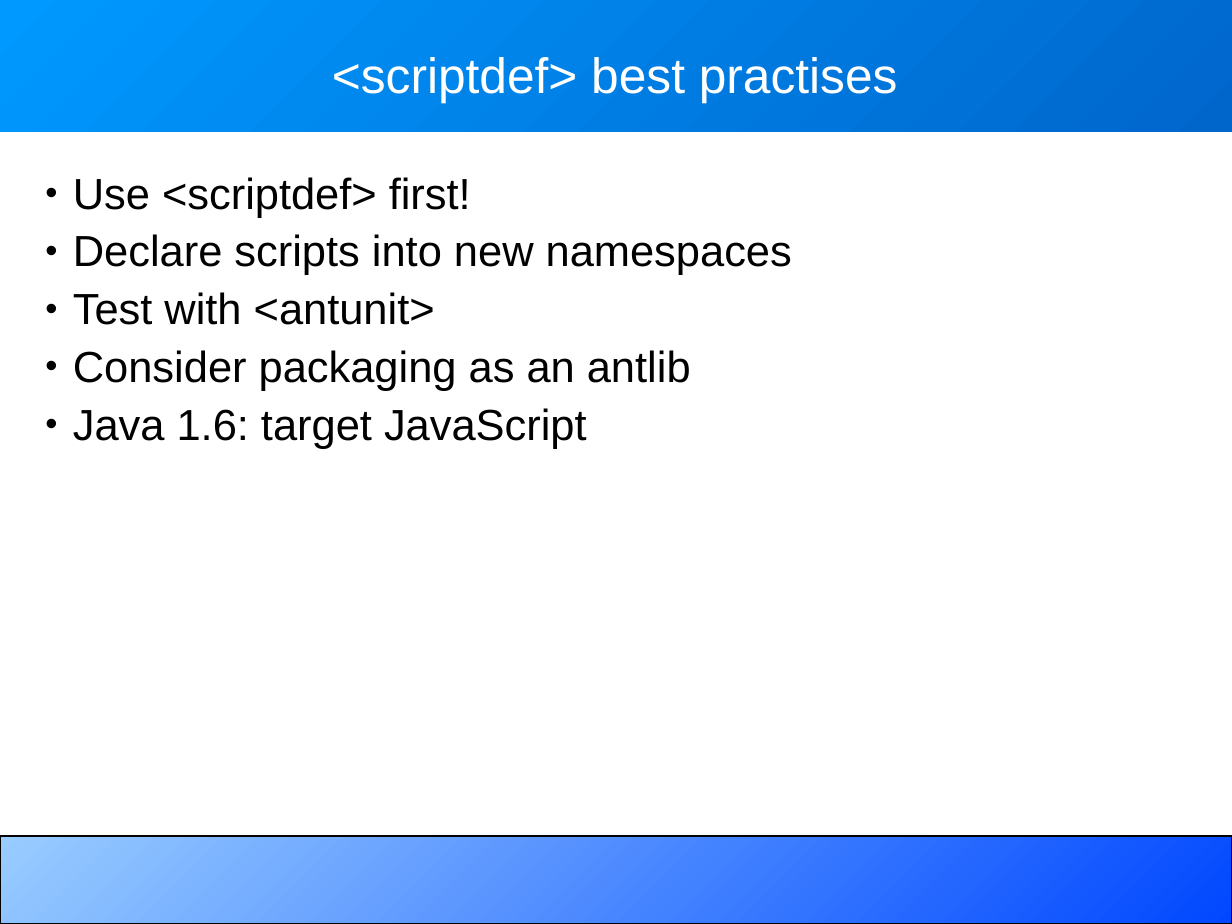
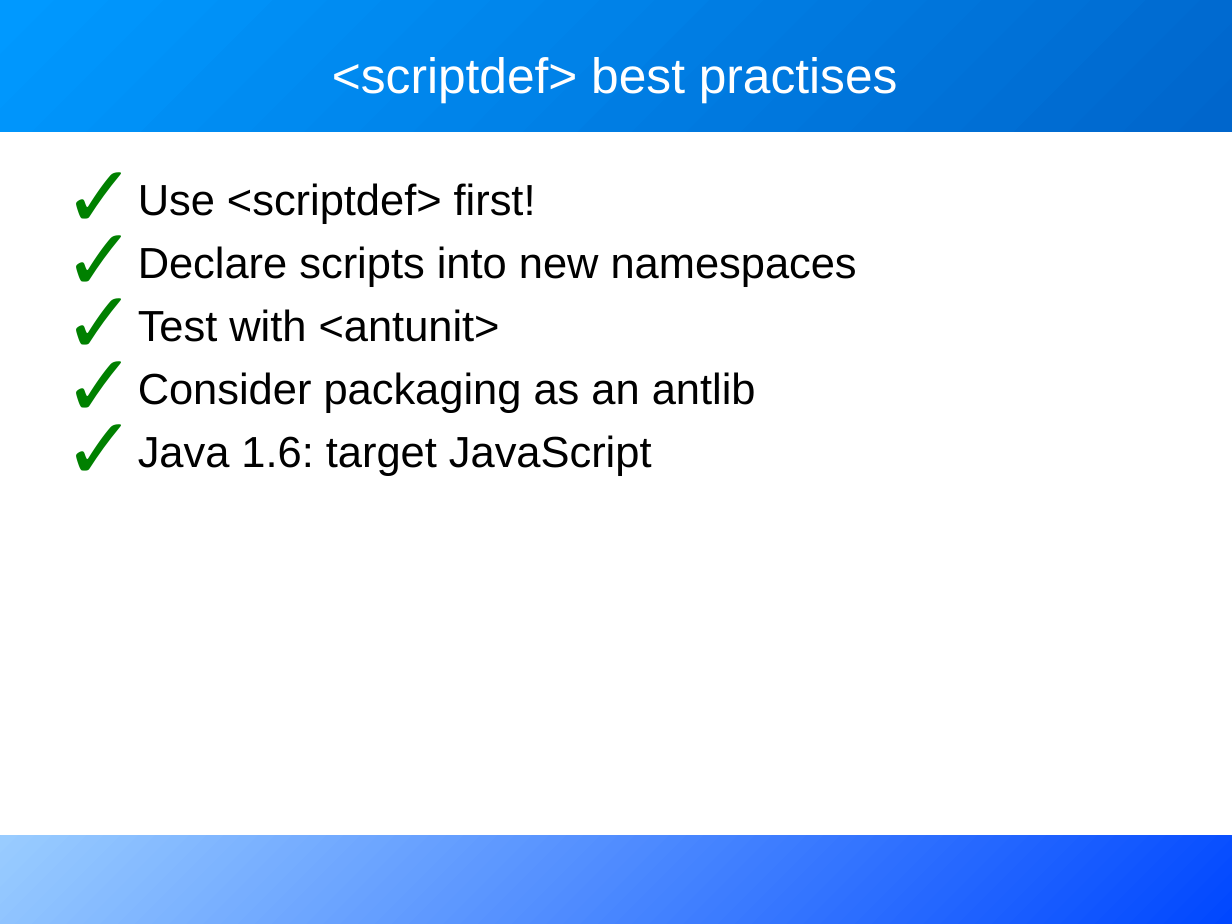
Before and after one commit to BeatrizTercero/repoSvnAnt, a slide deck: slide 14 of core/trunk/docs/slides/extending_ant.odp (slide 12 before the commit). Drawn at 1232x924 pixels with LibreOffice and Linux fonts; fonts in the diff are those of the drawing. Boxes give left, top, right and bottom in pixels: in the first picture for what was removed or moved away, otherwise in the second. Text is boxed around its words. In the diff, an @@ line names an element or a change of style, - is before the commit and + after.

```diff
--- a/core/trunk/docs/slides/extending_ant.odp
+++ b/core/trunk/docs/slides/extending_ant.odp
@@ text "Use <scriptdef> first!" at box(138, 183, 857, 476): bullet • to ✓; line spacing 0.9 to 1; bullet colour #000000 to #008000 @@
@@ rectangle at box(0, 836, 1232, 924): outline #000000 0.74 pt to none @@
```
Also in this commit, not shown: 16 other slides changed, 9 slides added, 1 slide removed.
